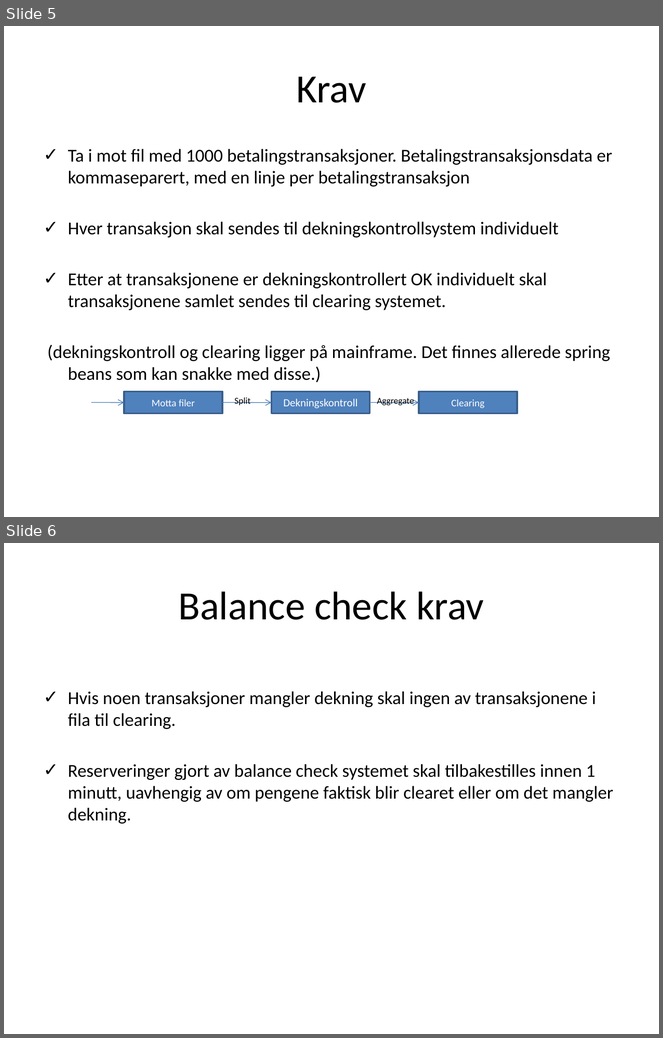
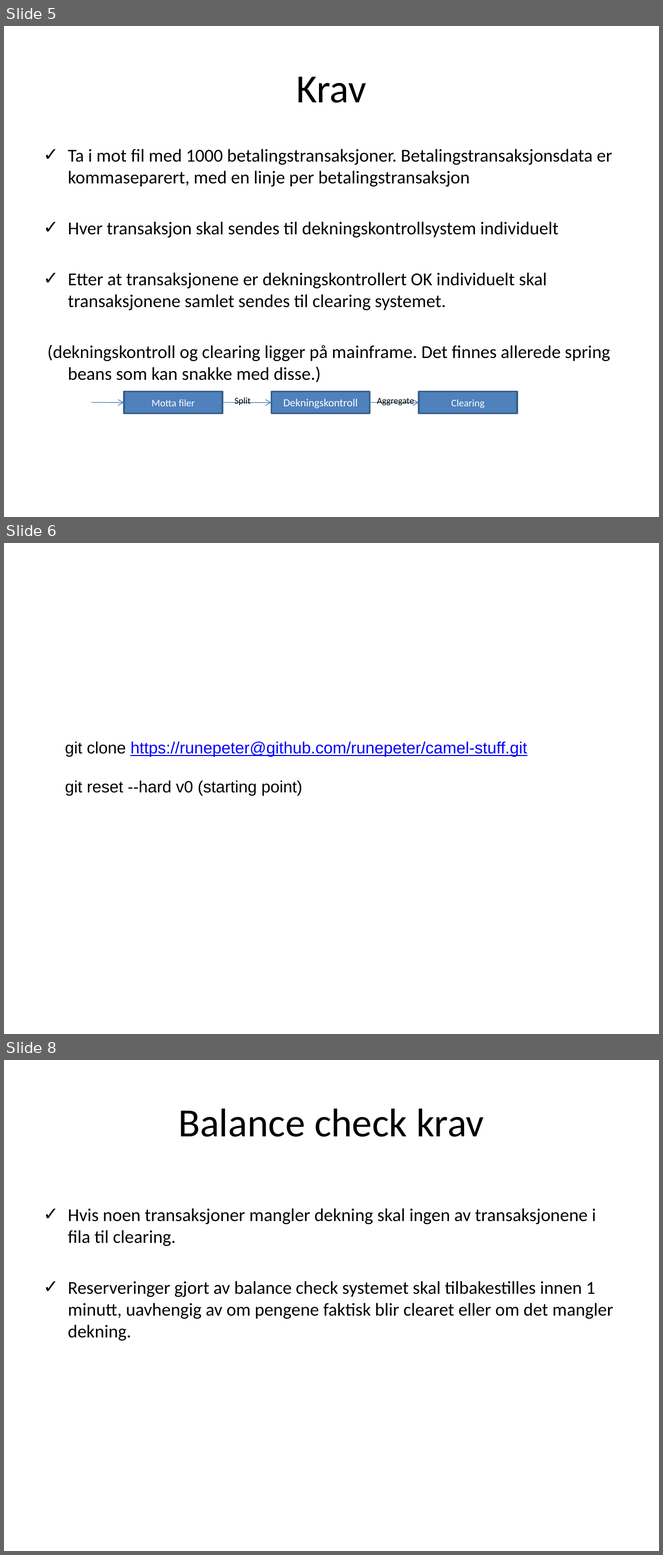
Before and after one commit to runepeter/camel-stuff, a slide deck: camel-spotting.pptx. Shown one above the other, each under a label of ours: slides 5 and 6 before the commit, slides 5, 6 and 8 after it; the slides between them are not shown. The pictures are 663x1038 and 663x1555 pixels, drawn with LibreOffice and Linux fonts; fonts in the diff are those of the drawing. Boxes give left, top, right and bottom in pixels: in the first picture for what was removed or moved away, otherwise in the second. Text is boxed around its words. In the diff, an @@ line names an element or a change of style, - is before the commit and + after.

```diff
--- a/camel-spotting.pptx
+++ b/camel-spotting.pptx
@@ slide 6 added at [4, 543, 659, 1034], background #FFFFFF @@
@@ text added at [65, 742, 527, 796], 18 pt, text #0000FF, underline @@
+git clone https://runepeter@github.com/runepeter/camel-stuff.git
+git reset --hard v0 (starting point)
@@ what was slide 6 is now slide 8 @@
```
Also in this commit, not shown: 1 slide changed, 4 other slides added.
